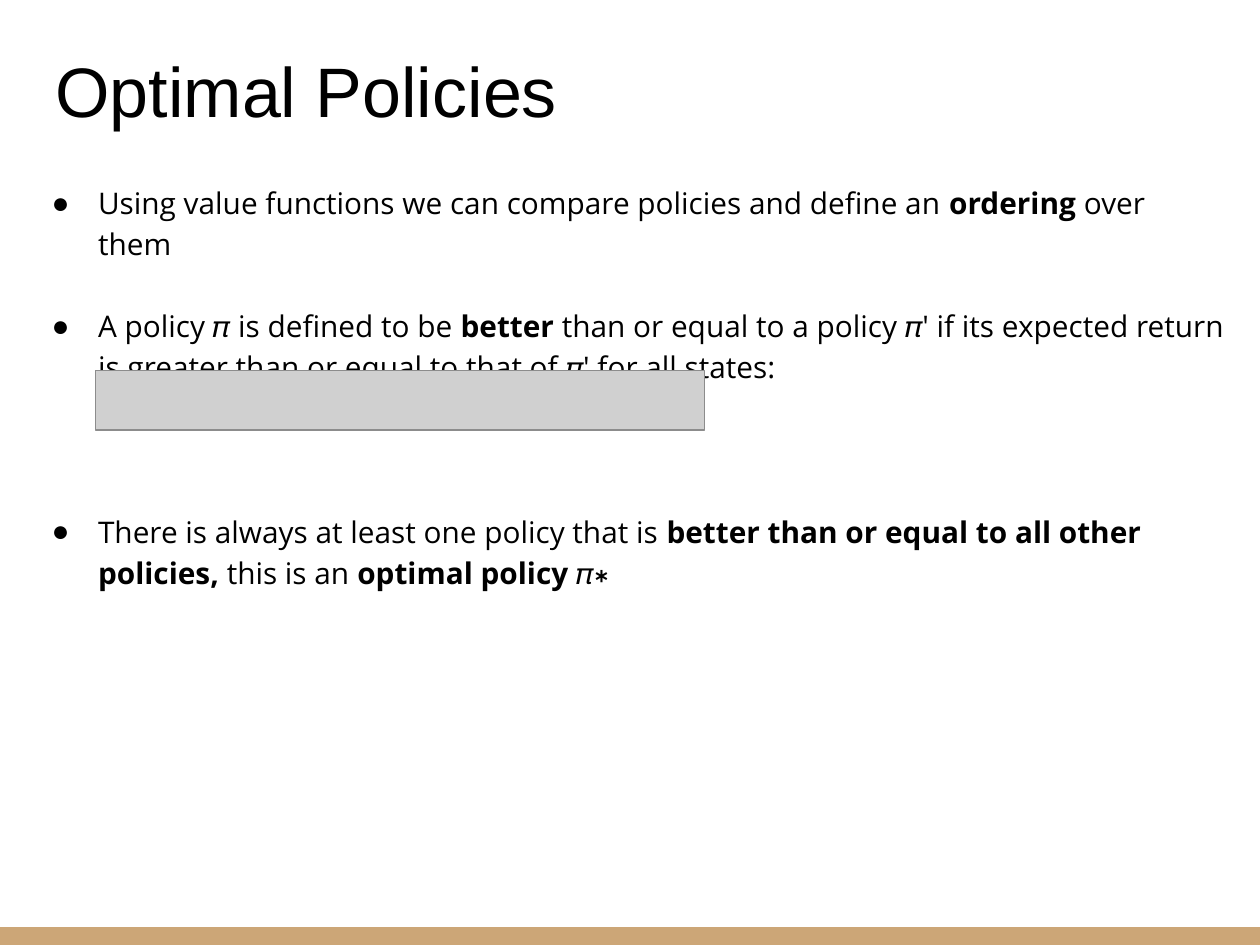
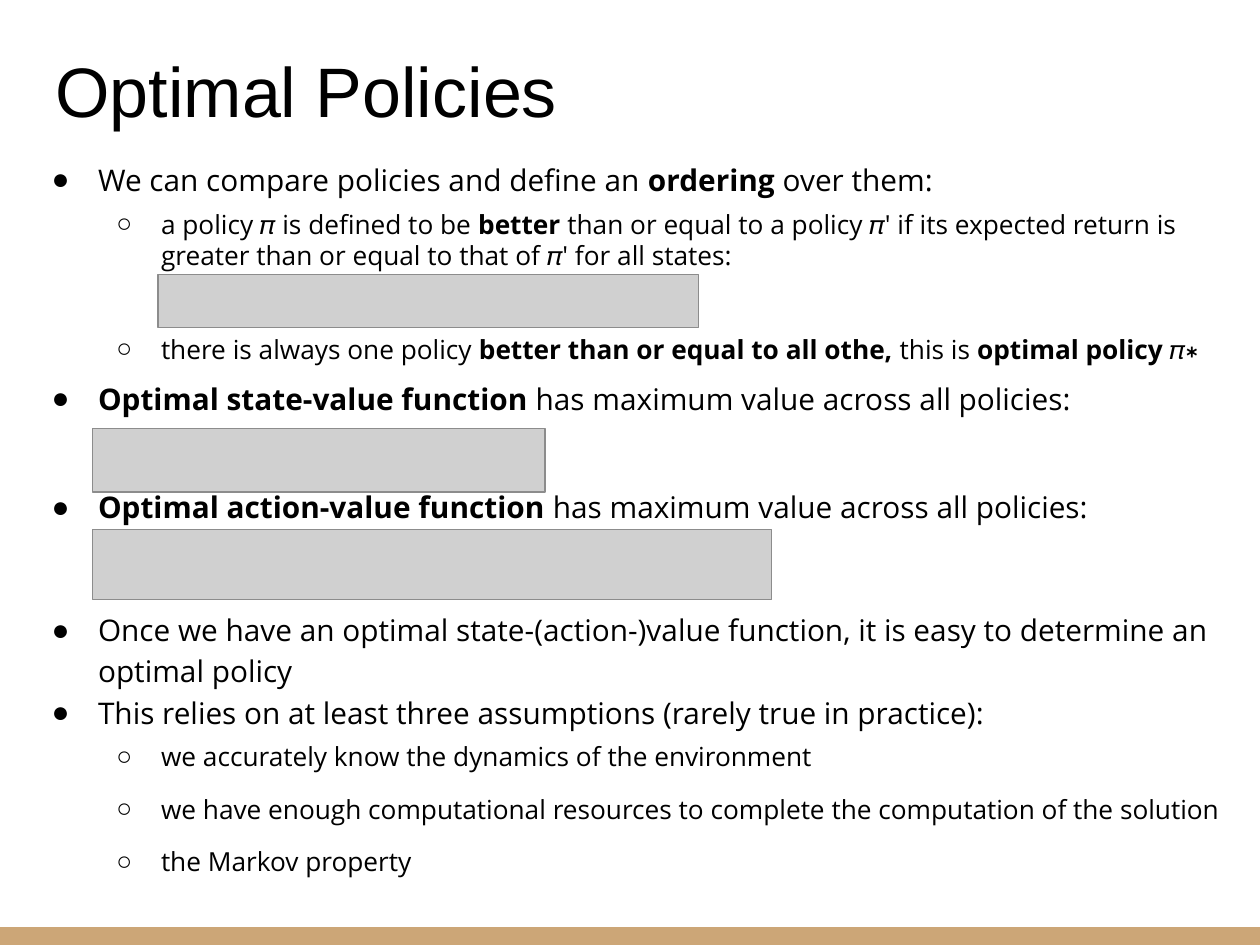
Before and after one commit to riccardoberta/autonomous-agents, a slide deck: slide 11 of 02 - Dynamic Programming/slides.pptx. Drawn at 1260x945 pixels with LibreOffice and Linux fonts; fonts in the diff are those of the drawing; grey boxes stand for pictures. Boxes give left, top, right and bottom in pixels: in the first picture for what was removed or moved away, otherwise in the second. Text is boxed around its words. In the diff, an @@ line names an element or a change of style, - is before the commit and + after.

```diff
--- a/02 - Dynamic Programming/slides.pptx
+++ b/02 - Dynamic Programming/slides.pptx
@@ text at (98,168,1219,878): text changed; size 17 to 15 pt @@
-● Using value functions we can compare policies and define an ordering over them
-● A policy 𝜋 is defined to be better than or equal to a policy 𝜋′ if its expected return is greater than or equal to that of 𝜋′ for all states:
-● There is always at least one policy that is better than or equal to all other policies, this is an optimal policy 𝜋∗
+● We can compare policies and define an ordering over them:
+  ○ a policy 𝜋 is defined to be better than or equal to a policy 𝜋′ if its expected return is greater than or equal to that of 𝜋′ for all states:
+  ○ there is always one policy better than or equal to all othe, this is optimal policy 𝜋∗
+● Optimal state-value function has maximum value across all policies:
+● Optimal action-value function has maximum value across all policies:
+● Once we have an optimal state-(action-)value function, it is easy to determine an optimal policy
+● This relies on at least three assumptions (rarely true in practice):
+  ○ we accurately know the dynamics of the environment
+  ○ we have enough computational resources to complete the computation of the solution
+  ○ the Markov property
@@ picture: place and size @@
-picture at (96,370,704,430)
+picture at (158,275,698,328)
@@ picture added at (93,428,546,491) @@
@@ picture added at (93,529,772,600) @@
```
Also in this commit, not shown: 9 other slides changed, 2 slides added, 20 other files.
